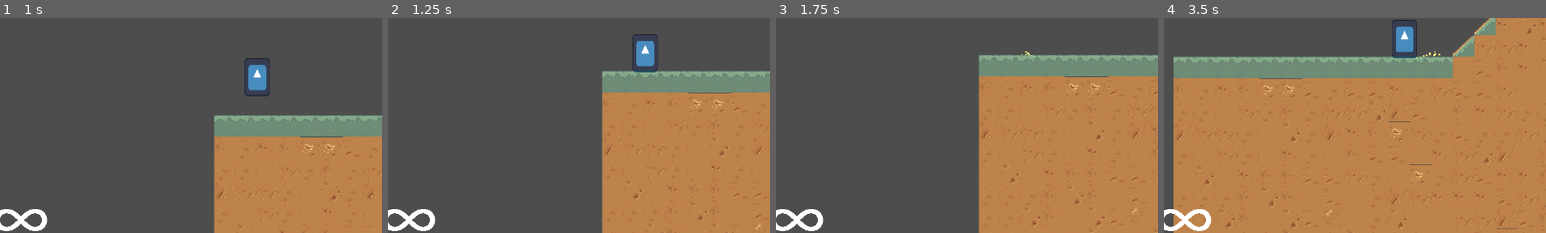
Above: before the commit, frames 1-4 (left to right).
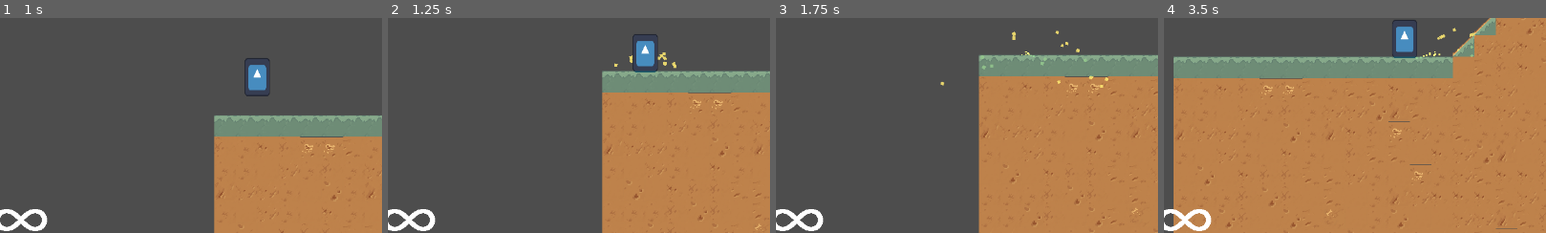
Above: after the commit, the same moments.

Repository: dzfrias/gladiator
Game: Godot game, scene res://scenes/test_scene.tscn
Two runs of this game, one before a commit and one after it. Both use one fixed random seed, a clock stepped at 60 frames per second and the inputs below. The engine's default icon, where the game draws it, is replaced by a stand-in: a white triangle on a blue panel in a dark square. Sound files missing from this copy of the repository are replaced by a short silence.
Inputs (mouse positions are % of the whole screen's width and height, from its top left):
- Up to frame 1 (1 s): click "Enter Mission" at 0.5 s
- Up to frame 2 (1.25 s): no input
- Up to frame 3 (1.75 s): move the mouse to (20, 95) at 1.27 s; hold D (right) from 1.28 s (still down); hold S (crouch) from 1.28 s (still down); tap Space (jump) at 1.52 s
- Up to frame 4 (3.5 s): tap Space (jump) at 1.82, 2.27, 2.57 s; move the mouse to (30, 55) at 2.02 s; release S (crouch) at 2.03 s; click (30, 55) at 2.1 s; move the mouse to (60, 28) at 2.77 s; release D (right) at 2.78 s; hold A (left) from 2.78 s (still down); hold I (interact) from 2.78 s (still down)
The pictures show only the part of the screen within x 16-66%, y 48-98%; the shares and areas given below are measured in that part.

Frame 1 is identical in both runs. In frame 2, 0.1% of the frame differs, in the area x 59-76%, y 16-24%; in frame 3, 0.2%, in the area x 43-87%, y 5-33%; in frame 4, less than 0.1%.

Commit message:
add player ground impact particles

Diff:
--- /dev/null
+++ b/scenes/particles/land_impact_particles.tscn
@@ -0,0 +1,21 @@
+[gd_scene format=3 uid="uid://nxy8eneyua16"]
+
+[node name="LandImpactParticles" type="CPUParticles2D"]
+emitting = false
+amount = 10
+one_shot = true
+explosiveness = 1.0
+emission_shape = 3
+emission_rect_extents = Vector2(20, 1)
+direction = Vector2(0, -1)
+spread = 60.0
+gravity = Vector2(0, 500)
+initial_velocity_min = 150.0
+initial_velocity_max = 200.0
+angular_velocity_min = 100.0
+angular_velocity_max = 200.0
+angle_min = 45.0
+angle_max = 90.0
+scale_amount_min = 4.0
+scale_amount_max = 6.0
+color = Color(1, 0.917647, 0.447059, 0.854902)
--- a/scenes/player.tscn
+++ b/scenes/player.tscn
@@ -1,15 +1,17 @@
-[gd_scene load_steps=16 format=3 uid="uid://dv7ihnextsw4v"]
+[gd_scene load_steps=18 format=3 uid="uid://dv7ihnextsw4v"]
 
 [ext_resource type="Script" path="res://scripts/player/player.gd" id="1_5wdcp"]
 [ext_resource type="Texture2D" uid="uid://dccns2r7l5dx3" path="res://assets/icon.svg" id="1_rjir4"]
 [ext_resource type="Resource" uid="uid://sd8ia7h1hphh" path="res://resources/player_movement_settings.tres" id="2_an6wh"]
 [ext_resource type="Script" path="res://scripts/direction.gd" id="3_70gf3"]
+[ext_resource type="PackedScene" uid="uid://nxy8eneyua16" path="res://scenes/particles/land_impact_particles.tscn" id="3_701i6"]
 [ext_resource type="Script" path="res://scripts/health.gd" id="3_s7yvn"]
 [ext_resource type="Script" path="res://scripts/ui/health_bar_creator.gd" id="4_oevlo"]
 [ext_resource type="Script" path="res://scripts/player/weapon.gd" id="5_crqak"]
 [ext_resource type="Resource" uid="uid://cbyts5spi0ken" path="res://resources/pistol.tres" id="6_0weg3"]
 [ext_resource type="PackedScene" uid="uid://dcp3huoajqaue" path="res://scenes/projectile.tscn" id="6_w2kq1"]
 [ext_resource type="Script" path="res://scripts/player/shield.gd" id="9_um070"]
+[ext_resource type="Script" path="res://scripts/player/player_particles.gd" id="12_a2l42"]
 
 [sub_resource type="RectangleShape2D" id="RectangleShape2D_m5kfl"]
 size = Vector2(40, 62)
@@ -137,3 +139,7 @@
 scale_amount_min = 2.0
 scale_amount_max = 3.0
 color = Color(1, 0.996078, 0.509804, 1)
+
+[node name="PlayerParticles" type="Node" parent="."]
+script = ExtResource("12_a2l42")
+land_impact_particles_prefab = ExtResource("3_701i6")
--- a/scripts/player/player.gd
+++ b/scripts/player/player.gd
@@ -1,4 +1,6 @@
 class_name Player extends CharacterBody2D
+
+signal on_ground_impact(impact_force: float)
 
 @export var movement_settings: Resource
 
@@ -93,7 +95,11 @@
 		$WalkingParticles.emitting = true
 	else:
 		$WalkingParticles.emitting = false
+
+	var impact_force = velocity.y
 	move_and_slide()
+	if is_on_floor() and impact_force > 0:
+		on_ground_impact.emit(impact_force)
 
 func _apply_horizontal_movement(delta: float):
 	if Input.is_action_pressed("left") and Input.is_action_pressed("right"):
--- /dev/null
+++ b/scripts/player/player_particles.gd
@@ -0,0 +1,20 @@
+extends Node
+
+@export var land_impact_particles_prefab: PackedScene
+
+var _particle_impact_threshold = 350
+var _impact_particle_multiplier = 0.025
+var _impact_speed_particle_multiplier = 0.1
+
+func _ready() -> void:
+	get_parent().on_ground_impact.connect(_on_ground_impact)
+
+func _on_ground_impact(impact_force: float):
+	var land_impact_particles = land_impact_particles_prefab.instantiate() as CPUParticles2D
+	get_tree().current_scene.add_child(land_impact_particles)
+	land_impact_particles.global_position = get_parent().global_position
+	land_impact_particles.amount = impact_force * _impact_particle_multiplier
+	land_impact_particles.initial_velocity_max += impact_force * _impact_speed_particle_multiplier
+	land_impact_particles.emitting = true
+	await land_impact_particles.finished
+	land_impact_particles.queue_free()
